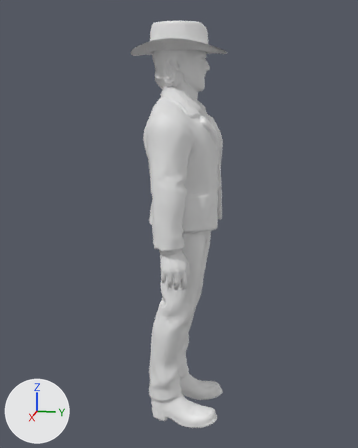
An edit to the glTF model assets/people/hothead_lyle_s2_talking.glb, drawn before and after from the same camera.
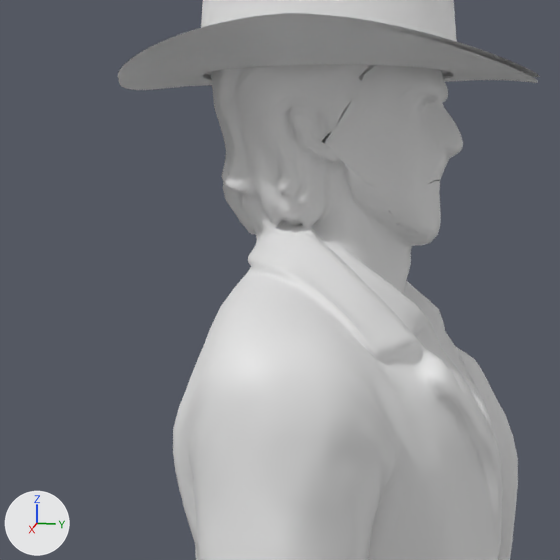
Old and new are each drawn whole from a camera (50 mm lens) standing at (2.162, 0.429, 1.48) and looking at (-0.009, -0.005, 0.937) and again close up on the part from 29% to 65% of the width and 8% to 37% of the height. The axes (+X, +Y, +Z) are drawn at lower left. The lights are the same throughout. The first two pictures are the older version.

Script lines for the objects in view, before the commit:
```python
me_body_head = bpy.data.meshes.new('body_head')
me_body_head.from_pydata(...)  # 4677 vertices, 9083 faces; spans x -0.101..0.102, y -0.117..0.129, z 1.523..1.778
me_cloth_hat = bpy.data.meshes.new('cloth_hat')
me_cloth_hat.from_pydata(...)  # 2178 vertices, 4224 faces; spans x -0.111..0.11, y -0.13..0.123, z 1.688..1.797
me_cloth_hat_brim = bpy.data.meshes.new('cloth_hat_brim')
me_cloth_hat_brim.from_pydata(...)  # 768 vertices, 1280 faces; spans x -0.181..0.179, y -0.208..0.201, z 1.675..1.72
ob_body_head = bpy.data.objects.new('body_head', me_body_head)
ob_body_head.location = (0.0, 0.0, 0.0)
ob_cloth_hat = bpy.data.objects.new('cloth_hat', me_cloth_hat)
ob_cloth_hat.location = (0.0, 0.0, 0.0)
ob_cloth_hat_brim = bpy.data.objects.new('cloth_hat_brim', me_cloth_hat_brim)
ob_cloth_hat_brim.location = (0.0, 0.0, 0.0)
# also in view: 'body_skin' at (0.001, 0.033, 0.796)
```
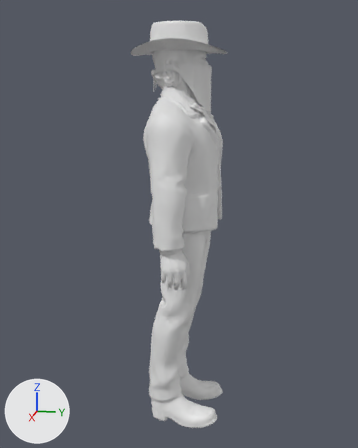
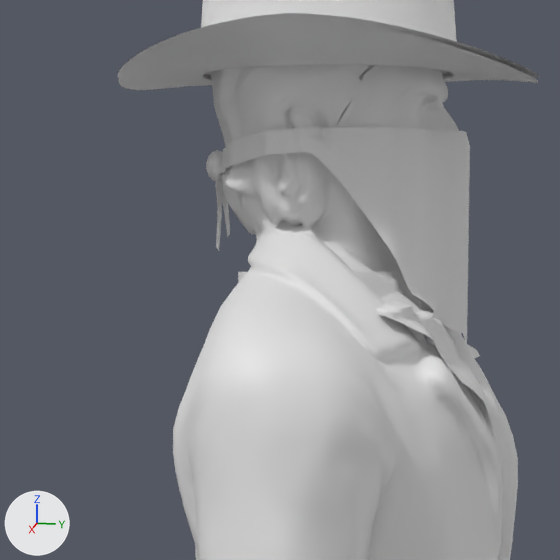
Edits to the bpy script that builds the scene:
```text
Add me_cloth_bandana:
    me_cloth_bandana.from_pydata(...)  # 1536 vertices, 2880 faces; spans x -0.122..0.121, y -0.092..0.172, z 1.354..1.499
Add me_cloth_bandana_mask:
    me_cloth_bandana_mask.from_pydata(...)  # 1626 vertices, 3024 faces; spans x -0.102..0.104, y -0.124..0.135, z 1.429..1.629
Add ob_cloth_bandana:
    ob_cloth_bandana = bpy.data.objects.new('cloth_bandana', me_cloth_bandana)
    ob_cloth_bandana.location = (0.0, 0.0, 0.0)
Add ob_cloth_bandana_mask:
    ob_cloth_bandana_mask = bpy.data.objects.new('cloth_bandana_mask', me_cloth_bandana_mask)
    ob_cloth_bandana_mask.location = (0.0, 0.0, 0.0)
```

Changed parts and their boxes [x1, y1, x2, y2] in the close-ups (560 x 560 px):
'cloth_bandana_mask', added
    after: [206, 127, 470, 343]
'cloth_bandana', added
    after: [238, 271, 502, 423]
